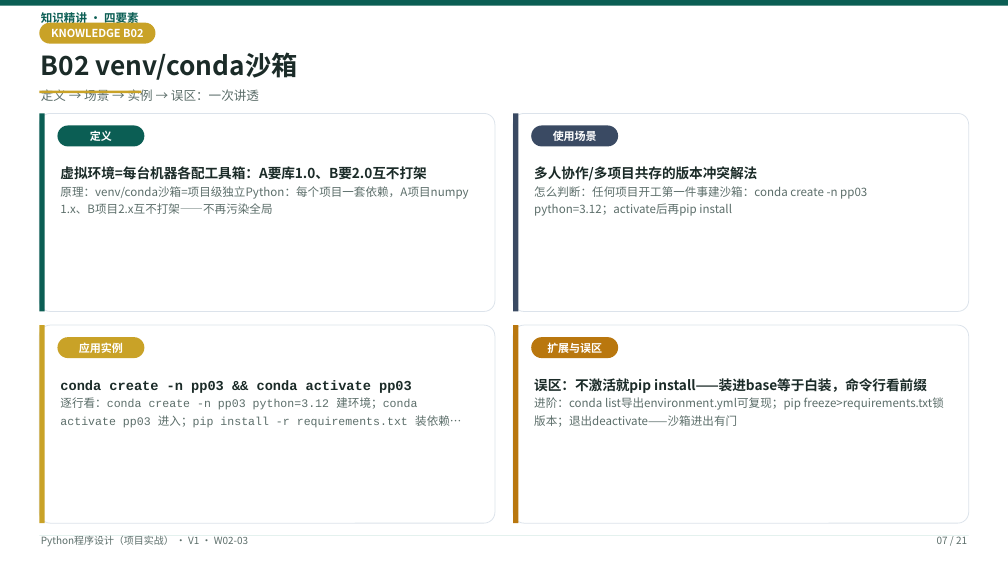
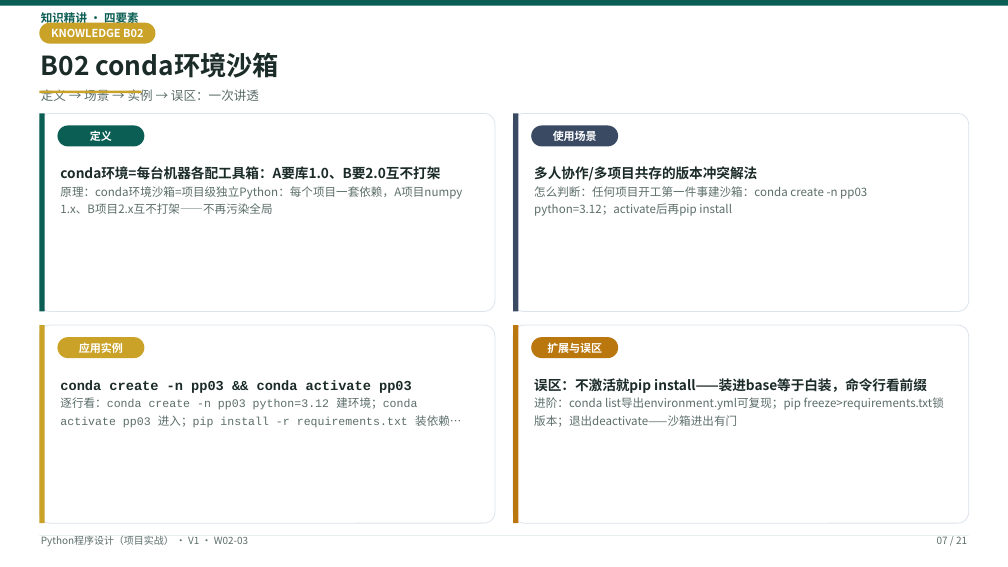
Before and after one commit to tianqiongenze/ai-course-teaching-resources, a slide deck: slide 7 of 03-Python程序设计-项目实战/V1授课PPT/W02-第3次课-像企业团队一样写代码.pptx. Drawn at 1008x567 pixels with LibreOffice and Linux fonts; fonts in the diff are those of the drawing. Boxes give left, top, right and bottom in pixels: in the first picture for what was removed or moved away, otherwise in the second. Text is boxed around its words. In the diff, an @@ line names an element or a change of style, - is before the commit and + after.

```diff
--- a/03-Python程序设计-项目实战/V1授课PPT/W02-第3次课-像企业团队一样写代码.pptx
+++ b/03-Python程序设计-项目实战/V1授课PPT/W02-第3次课-像企业团队一样写代码.pptx
@@ text at (41,52,279,78): text changed @@
-B02 venv/conda沙箱
+B02 conda环境沙箱
@@ text at (60,166,462,214): text changed @@
-虚拟环境=每台机器各配工具箱：A要库1.0、B要2.0互不打架
-原理：venv/conda沙箱=项目级独立Python：每个项目一套依赖，A项目numpy 1.x、B项目2.x互不打架——不再污染全局
+conda环境=每台机器各配工具箱：A要库1.0、B要2.0互不打架
+原理：conda环境沙箱=项目级独立Python：每个项目一套依赖，A项目numpy 1.x、B项目2.x互不打架——不再污染全局
```
Also in this commit, not shown: 9 other slides changed, 5 other files.
